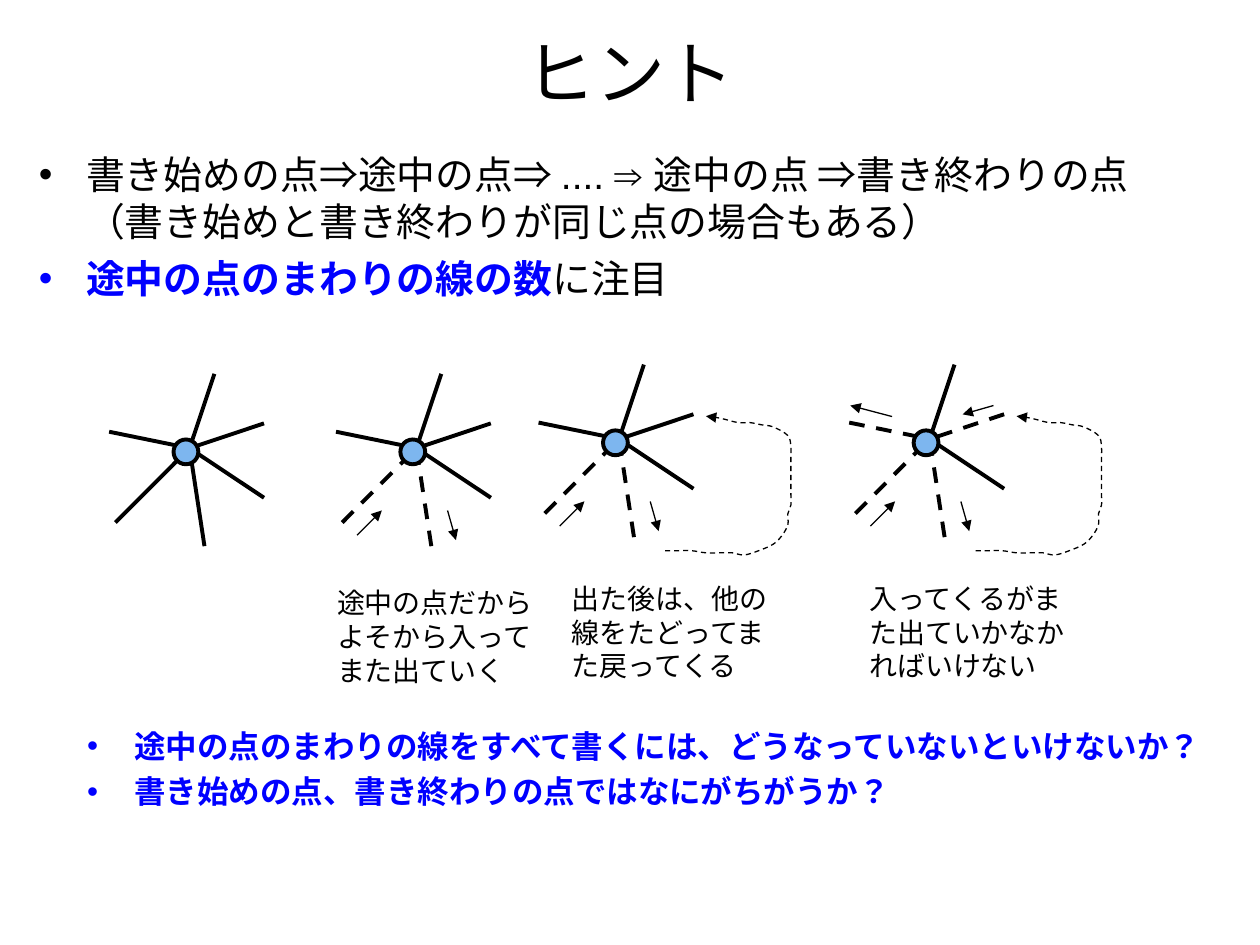
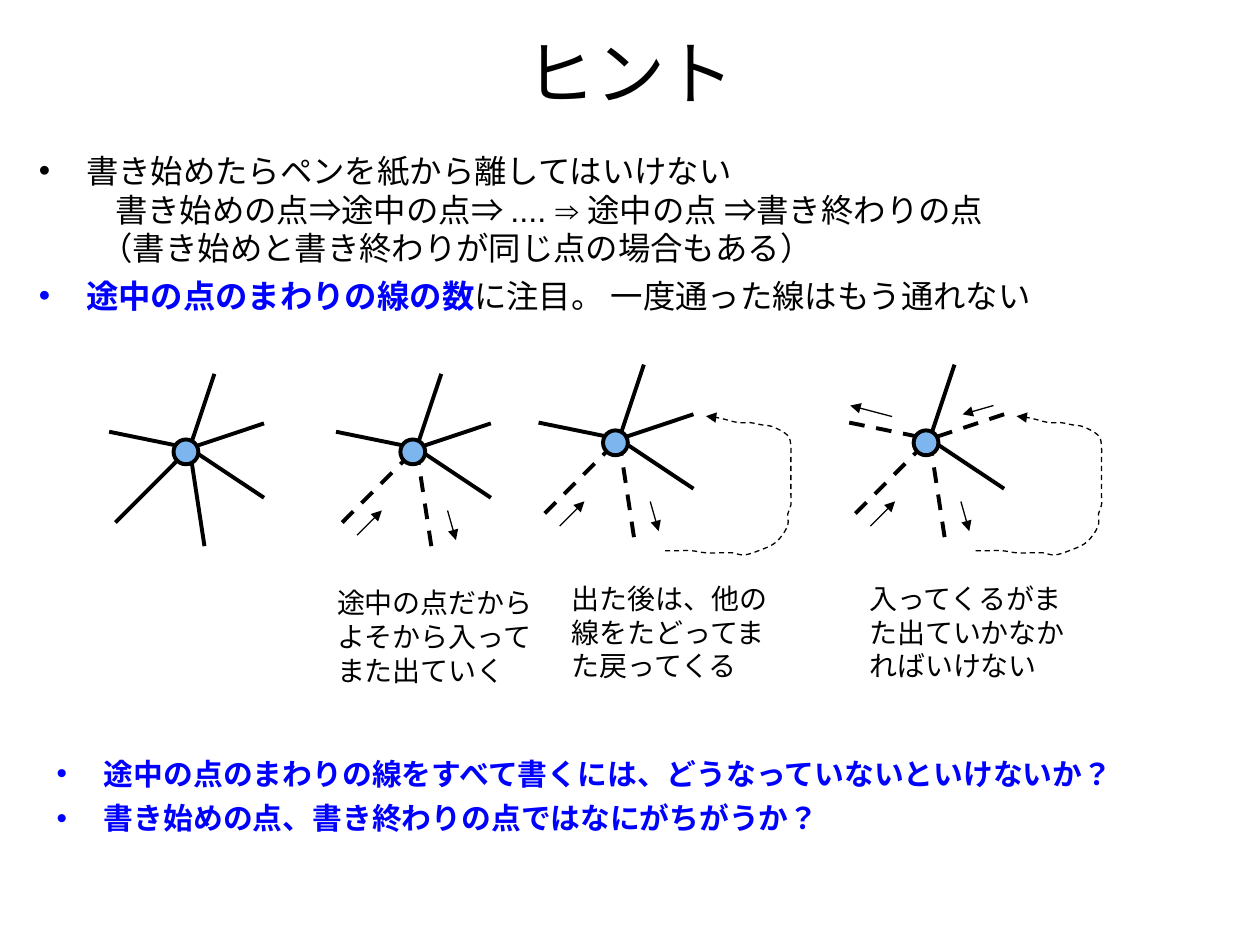
Before and after one commit to kuh96/qzz, a slide deck: slide 4 of one-touch.ppt. Drawn at 1260x945 pixels with LibreOffice and Linux fonts; fonts in the diff are those of the drawing. Boxes give left, top, right and bottom in pixels: in the first picture for what was removed or moved away, otherwise in the second. Text is boxed around its words. In the diff, an @@ line names an element or a change of style, - is before the commit and + after.

```diff
--- a/one-touch.ppt
+++ b/one-touch.ppt
@@ text at <box>86,155,1031,311</box>: text changed; size 22.2 to 18.5 pt @@
-• 書き始めの点⇒途中の点⇒ .... ⇒ 途中の点 ⇒書き終わりの点
-  （書き始めと書き終わりが同じ点の場合もある）
-• 途中の点のまわりの線の数に注目
+• 書き始めたらペンを紙から離してはいけない
+  書き始めの点⇒途中の点⇒ .... ⇒ 途中の点 ⇒書き終わりの点
+  （書き始めと書き終わりが同じ点の場合もある）
+• 途中の点のまわりの線の数に注目。 一度通った線はもう通れない
@@ text "途中の点のまわりの線をすべて書くには、どうなっていないといけないか？": place and size @@
-text "途中の点のまわりの線をすべて書くには、どうなっていないといけないか？" at <box>134,731,1200,806</box>
+text "途中の点のまわりの線をすべて書くには、どうなっていないといけないか？" at <box>104,759,1113,832</box>
@@ text "途中の点のまわりの線をすべて書くには、どうなっていないといけないか？" at <box>104,759,1113,832</box>: size 18 to 17 pt @@
```
Also in this commit, not shown: 2 other files.
